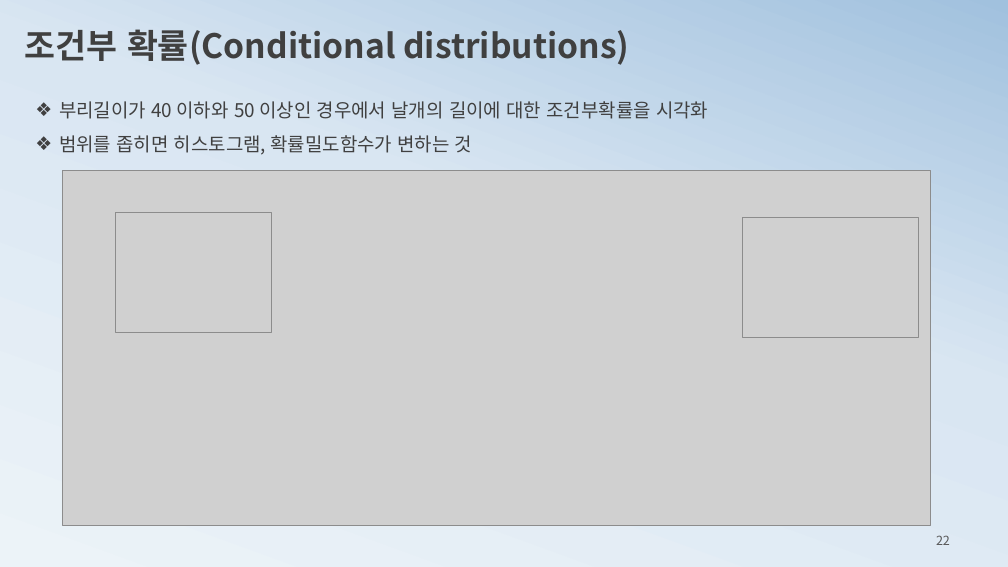
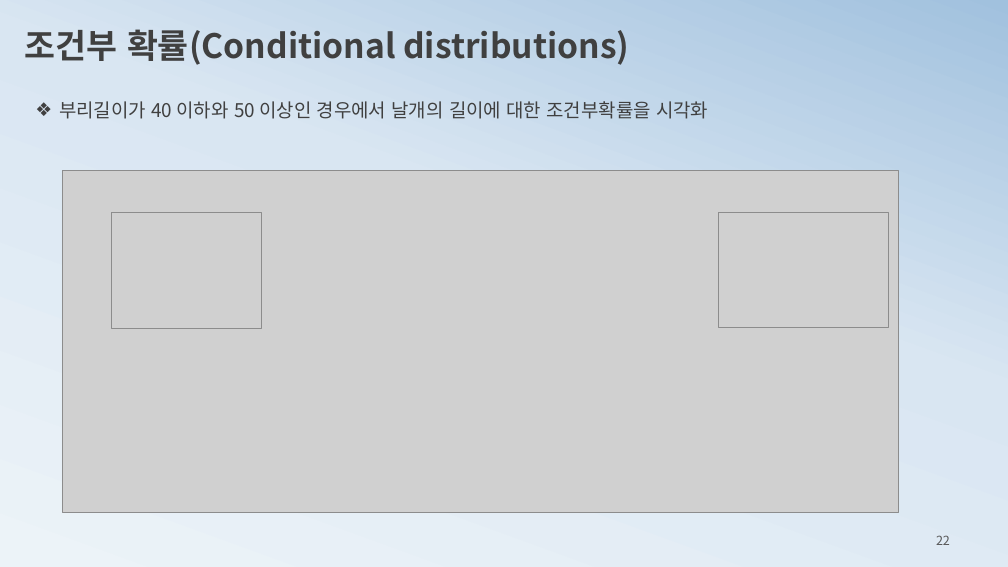
Before and after one commit to ancestor9/mathematics-for-machine-learning, a slide deck: slide 22 of 2_histogram2probability.pptx. Drawn at 1008x567 pixels with LibreOffice and Linux fonts; fonts in the diff are those of the drawing; grey boxes stand for pictures. Boxes give left, top, right and bottom in pixels: in the first picture for what was removed or moved away, otherwise in the second. Text is boxed around its words. In the diff, an @@ line names an element or a change of style, - is before the commit and + after.

```diff
--- a/2_histogram2probability.pptx
+++ b/2_histogram2probability.pptx
@@ text at bbox=[59, 135, 472, 155]: paragraph removed @@
-❖ 범위를 좁히면 히스토그램, 확률밀도함수가 변하는 것
@@ picture: place and size @@
-picture at bbox=[63, 170, 931, 526]
+picture at bbox=[63, 170, 899, 512]
@@ picture: place and size @@
-picture at bbox=[116, 213, 271, 333]
+picture at bbox=[112, 213, 262, 329]
@@ picture: place and size @@
-picture at bbox=[742, 217, 918, 337]
+picture at bbox=[718, 212, 889, 328]
```
Also in this commit, not shown: 14 other slides changed, 5 slides added, 3 slides removed.
